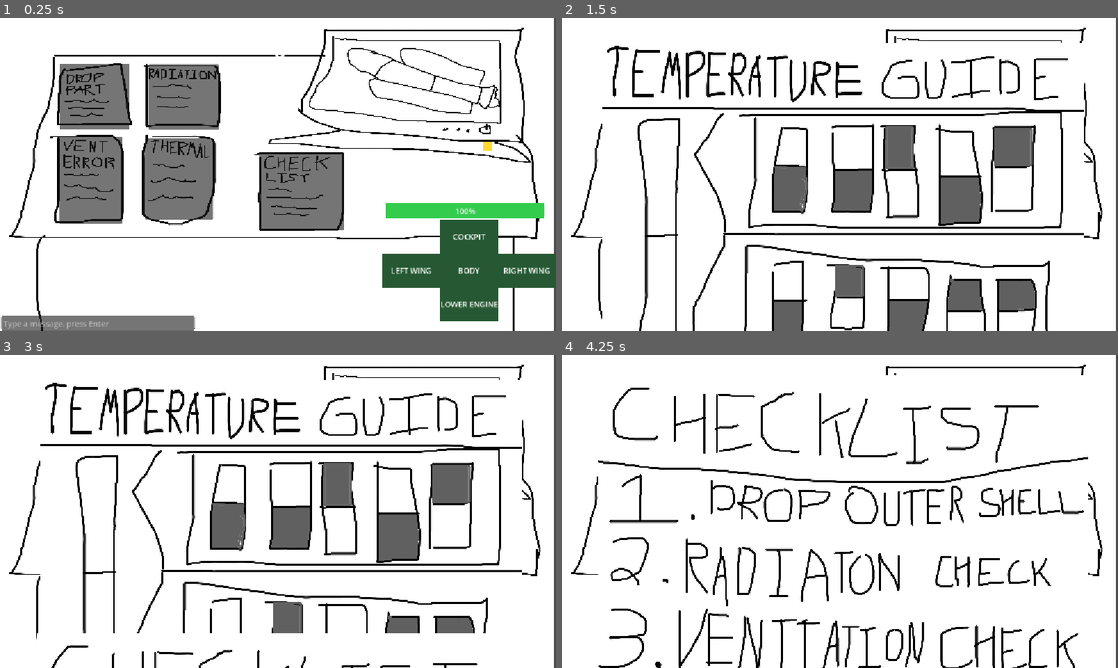
Above: before the commit, frames 1-4 (two rows, left to right).
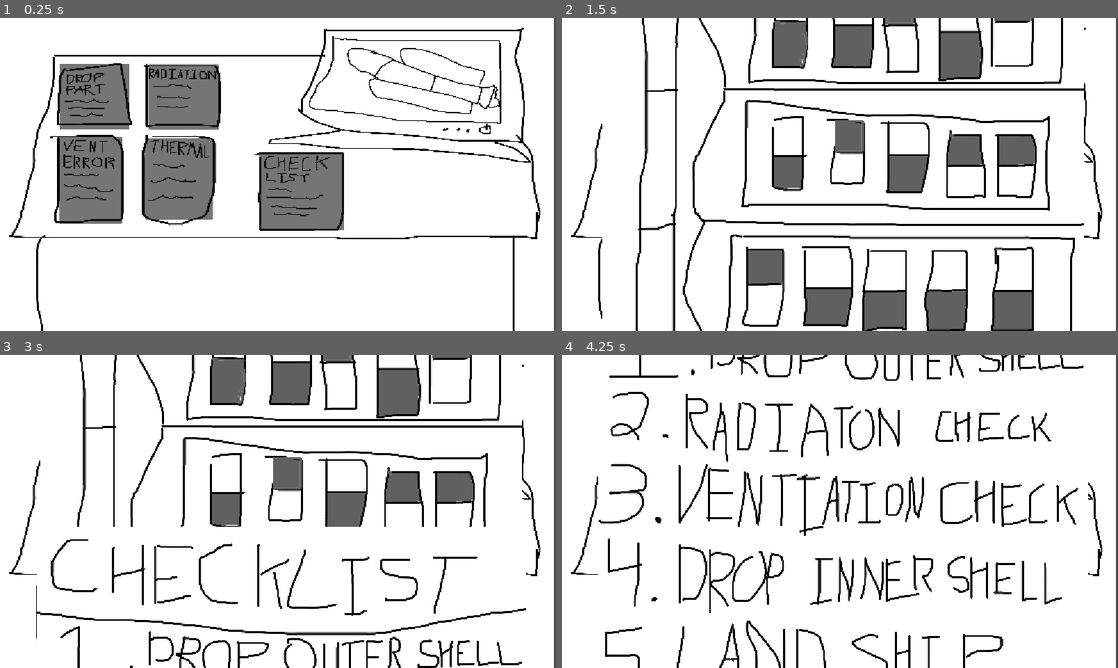
Above: after the commit, the same moments.

Repository: Milkprovidescalcium/game-jam-2026
Game: Godot game, scene res://scenes/ground_control/ground_control_nico.tscn
Same seed, same stepped clock (60 frames per second), same inputs: the game is played once before the commit and once after it. The engine's default icon, where the game draws it, is replaced by a stand-in: a white triangle on a blue panel in a dark square.
Inputs (mouse positions are in pixels of both pictures, inside the frame that each line leads up to):
- Up to frame 1 (0.25 s): no input
- Up to frame 2 (1.5 s): click (739, 177) at 0.5 s; click (745, 96) at 1.25 s
- Up to frame 3 (3 s): click (88, 517) at 2 s; click (300, 527) at 2.75 s
- Up to frame 4 (4.25 s): click (656, 433) at 3.5 s

The runs differ from the first frame. In frame 1, 8.8% of the frame differs, in the area x 0-100%, y 11-100%; in frame 2, 28%, in the area x 7-94%, y 0-100%; in frame 3, 23%; in frame 4, 14%.

Commit message:
Revert "map now ides when checklist is up"
This reverts commit b45322dade6faa0d592b67d75b3763b49283a046.

Diff:
--- a/scenes/ground_control/checklist_node.gd
+++ b/scenes/ground_control/checklist_node.gd
@@ -3,7 +3,6 @@
 @onready var sprite: Sprite2D = $CheckList
 @onready var bottom_border: Sprite2D = $BottomOfCampForCheckListSprite
 @onready var top_border: Sprite2D = $TopOfCamForCheckListSprite
-
 
 
 func _ready() -> void:
@@ -17,13 +16,9 @@
 var ORIGINY = 3800
 
 var ONSCREENX = 190
-var ONSCREENY = 1800
+var ONSCREENY = 1500
 var TWEENSPEED = 0.25
 var onScreen = false;
-
-signal check_list_up
-signal check_list_down
-
 
 func move_to_screen() -> void:
 	print("sprite moved")
@@ -31,7 +26,6 @@
 	tween.tween_property(sprite, "position", Vector2(ONSCREENX, ONSCREENY), TWEENSPEED)
 
 	onScreen = true;
-	check_list_up.emit()
 	print(sprite.position)
 
 func move_down() -> void:
@@ -40,8 +34,6 @@
 	tween.tween_property(sprite, "position", Vector2(ORIGINX, ORIGINY), TWEENSPEED)
 
 	onScreen = false
-	check_list_up.emit()
-
 
 var scroll_speed = 50
 
--- a/scenes/ground_control/ground_control_nico.tscn
+++ b/scenes/ground_control/ground_control_nico.tscn
@@ -1,14 +1,10 @@
 [gd_scene format=3 uid="uid://cnkp1d1wsq1ya"]
 
 [ext_resource type="Script" uid="uid://dstmvuc8nfgdb" path="res://scenes/ground_control/ground_control_nico.gd" id="1_qawio"]
-[ext_resource type="PackedScene" uid="uid://bjj87363a6sjp" path="res://scenes/ui/timer_label.tscn" id="2_1epie"]
 [ext_resource type="Texture2D" uid="uid://b8a5yrxplyp2k" path="res://art/rooms/ground_control.jpg" id="2_qn33s"]
-[ext_resource type="PackedScene" uid="uid://gsq420gyuwff" path="res://scenes/ui/ship_map.tscn" id="3_iw7wk"]
 [ext_resource type="Script" uid="uid://dctssf1qfeu3s" path="res://scenes/ground_control/background.gd" id="3_sdfxw"]
 [ext_resource type="Script" uid="uid://ctvnbdatwtis4" path="res://scenes/ground_control/instructions_node.gd" id="4_f7g4o"]
-[ext_resource type="PackedScene" uid="uid://my762trhbs4g" path="res://scenes/chat/chat.tscn" id="4_u6d5m"]
 [ext_resource type="Texture2D" uid="uid://7m7igas4to5t" path="res://themes/icon.svg" id="5_1epie"]
-[ext_resource type="PackedScene" uid="uid://bnu5axbkt0ikn" path="res://scenes/ui/healthbar.tscn" id="5_k1cpu"]
 [ext_resource type="Texture2D" uid="uid://bkwhyxgasqn8" path="res://art/rooms/placeholder.jpeg" id="6_iw7wk"]
 [ext_resource type="Texture2D" uid="uid://cwl55g8086cqy" path="res://icon.svg" id="7_u6d5m"]
 [ext_resource type="Script" uid="uid://c2mvncn7x02px" path="res://scenes/ground_control/checklist_node.gd" id="8_k1cpu"]
@@ -69,20 +65,6 @@
 offset_top = 734.0
 offset_right = -139.0
 offset_bottom = 914.0
-
-[node name="CanvasLayer" type="CanvasLayer" parent="InstructionsNode" unique_id=600930227]
-
-[node name="TimerLabel" parent="InstructionsNode/CanvasLayer" unique_id=52369526 instance=ExtResource("2_1epie")]
-
-[node name="ShipMap" parent="InstructionsNode/CanvasLayer" unique_id=1489874199 instance=ExtResource("3_iw7wk")]
-
-[node name="ChatBox" parent="InstructionsNode/CanvasLayer" unique_id=1585531339 instance=ExtResource("4_u6d5m")]
-offset_left = 3.0
-offset_top = 398.0
-offset_right = 403.0
-offset_bottom = 648.0
-
-[node name="Healthbar" parent="InstructionsNode/CanvasLayer" unique_id=946722934 instance=ExtResource("5_k1cpu")]
 
 [node name="TableNode" type="Node2D" parent="." unique_id=1693905726]
 
@@ -160,8 +142,6 @@
 [connection signal="pressed" from="InstructionsNode/ThermalButton" to="InstructionsNode" method="_on_thermal_button_pressed"]
 [connection signal="pressed" from="InstructionsNode/RadiationButton" to="InstructionsNode" method="_on_radiation_button_pressed"]
 [connection signal="pressed" from="InstructionsNode/OxygenButton" to="InstructionsNode" method="_on_oxygen_button_pressed"]
-[connection signal="check_list_down" from="TableNode/ChecklistNode" to="InstructionsNode" method="_on_checklist_node_check_list_down"]
-[connection signal="check_list_up" from="TableNode/ChecklistNode" to="InstructionsNode" method="_on_checklist_node_check_list_up"]
 [connection signal="pressed" from="TableNode/ChecklistNode/CheckListSprite/CheckListButton" to="." method="_on_check_list_button_pressed"]
 [connection signal="pressed" from="TableNode/ChecklistNode/CheckListSprite/CheckListButton" to="TableNode/ChecklistNode" method="_on_check_list_button_pressed"]
 [connection signal="pressed" from="TableNode/PapersNode/PapersSprite/PapersButton" to="InstructionsNode" method="_on_button_pressed"]
--- a/scenes/ground_control/instructions_node.gd
+++ b/scenes/ground_control/instructions_node.gd
@@ -3,9 +3,6 @@
 @onready var sprite: Sprite2D = $Instructions
 @onready var bottom_border: Sprite2D = $BottomOfCamSprite
 @onready var top_border: Sprite2D = $TopOfCamSprite
-
-@onready var canvas: CanvasLayer = $CanvasLayer
-@onready var timer_label: Control = $CanvasLayer/TimerLabel
 
 
 func _ready() -> void:
@@ -14,14 +11,12 @@
 	bottom_border.offset.y = -bottom_border.texture.get_height() / 2.0
 	top_border.offset.y = -top_border.texture.get_height() / 2.0
 
-	timer_label.add_theme_color_override("font_color", Color.BLACK)
-
 
 var ORIGINX = 190
 var ORIGINY = 3800
 
 var ONSCREENX = 190
-var ONSCREENY = 1800
+var ONSCREENY = 1500
 var TWEENSPEED = 0.25
 var onScreen = false;
 
@@ -32,17 +27,13 @@
 	tween.tween_property(sprite, "position", Vector2(ONSCREENX, ONSCREENY), TWEENSPEED)
 
 	onScreen = true;
-	canvas.hide()
 	print(sprite.position)
-
 func move_down() -> void:
 	print("moved down")
 	var tween := create_tween()
 	tween.tween_property(sprite, "position", Vector2(ORIGINX, ORIGINY), TWEENSPEED)
 
 	onScreen = false
-	canvas.show()
-
 
 var scroll_speed = 50
 func _sprite_top() -> float: #calculates the top of the sprite
@@ -116,13 +107,3 @@
 		move_to_screen()
 
 	pass # Replace with function body.
-
-
-func _on_checklist_node_check_list_down() -> void:
-	canvas.show()
-	pass # Replace with function body.
-
-
-func _on_checklist_node_check_list_up() -> void:
-	canvas.hide()
-	pass # Replace with function body.
--- a/scenes/ui/ship_map.tscn
+++ b/scenes/ui/ship_map.tscn
@@ -154,7 +154,6 @@
 
 [node name="InfoLabel" type="RichTextLabel" parent="." unique_id=1161636495]
 unique_name_in_owner = true
-visible = false
 layout_mode = 0
 offset_left = 420.0
 offset_top = 210.0
